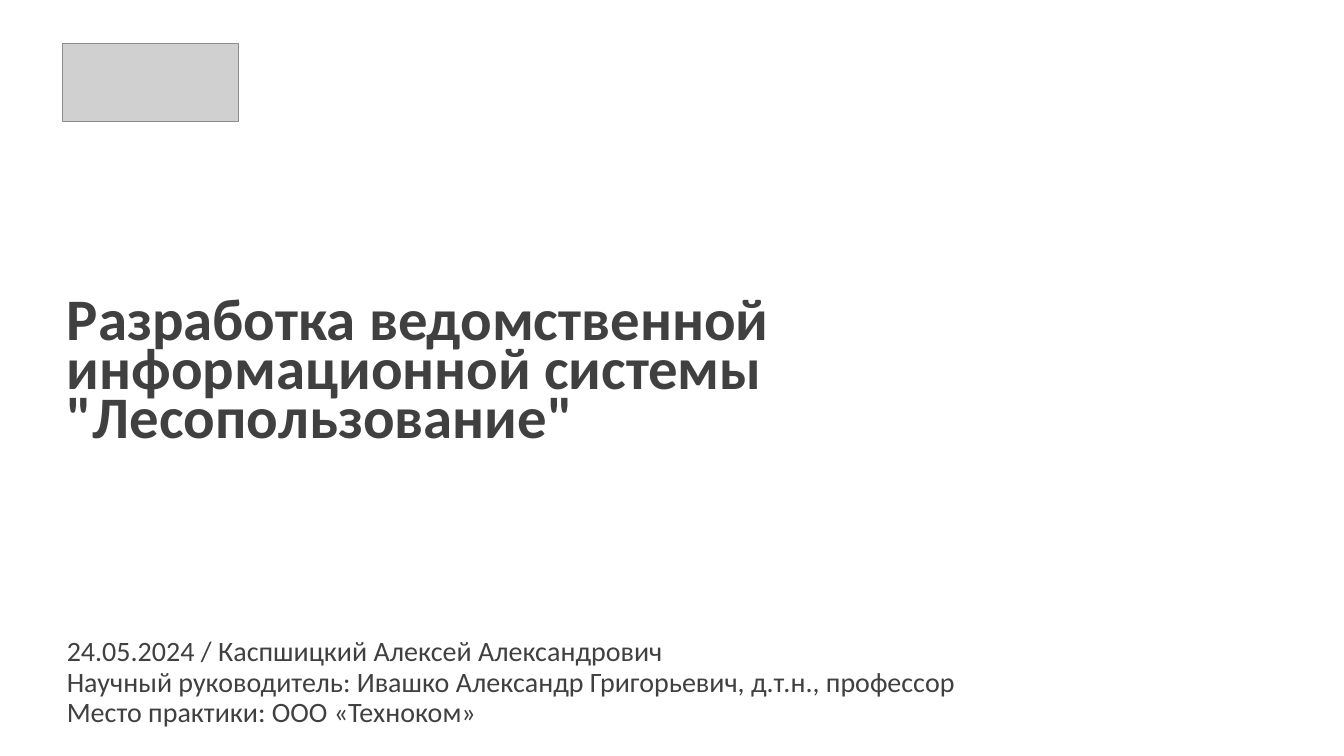
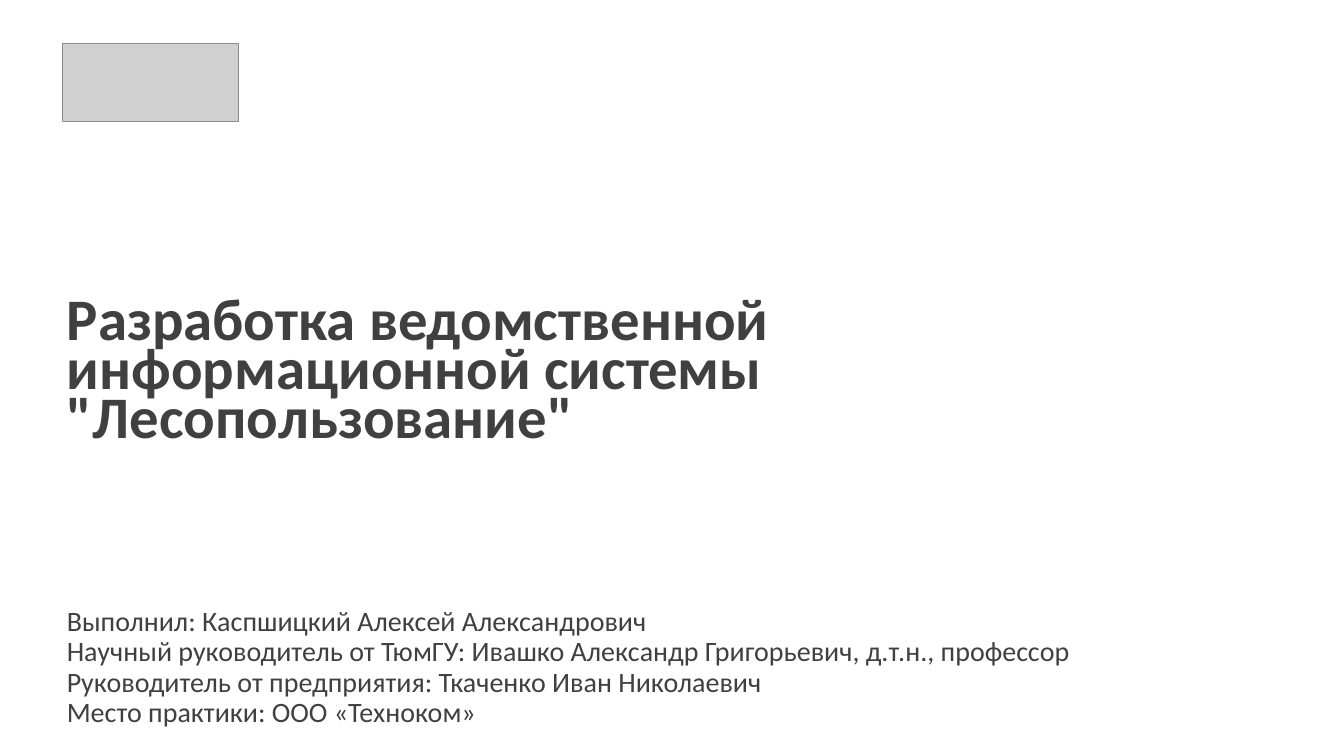
Before and after one commit to mcdodik20008/docs, a slide deck: slide 1 of Презентация диплома.pptx. Drawn at 1344x756 pixels with LibreOffice and Linux fonts; fonts in the diff are those of the drawing; grey boxes stand for pictures; background and template pictures are left out. Boxes give left, top, right and bottom in pixels: in the first picture for what was removed or moved away, otherwise in the second. Text is boxed around its words. In the diff, an @@ line names an element or a change of style, - is before the commit and + after.

Commit message:
Преза

```diff
--- a/Презентация диплома.pptx
+++ b/Презентация диплома.pptx
@@ text at (x1=67, y1=612, x2=1070, y2=697): text changed @@
-24.05.2024 / Каспшицкий Алексей Александрович
-Научный руководитель: Ивашко Александр Григорьевич, д.т.н., профессор
+Выполнил: Каспшицкий Алексей Александрович
+Научный руководитель от ТюмГУ: Ивашко Александр Григорьевич, д.т.н., профессор
+Руководитель от предприятия: Ткаченко Иван Николаевич
```
